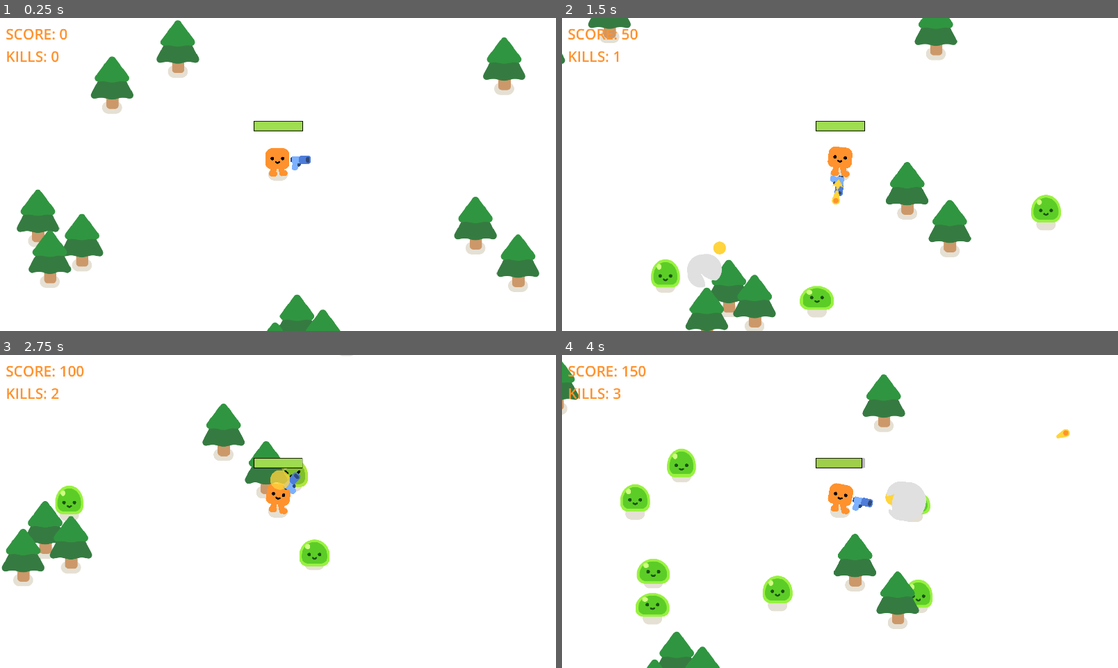
Above: before the commit, frames 1-4 (two rows, left to right).
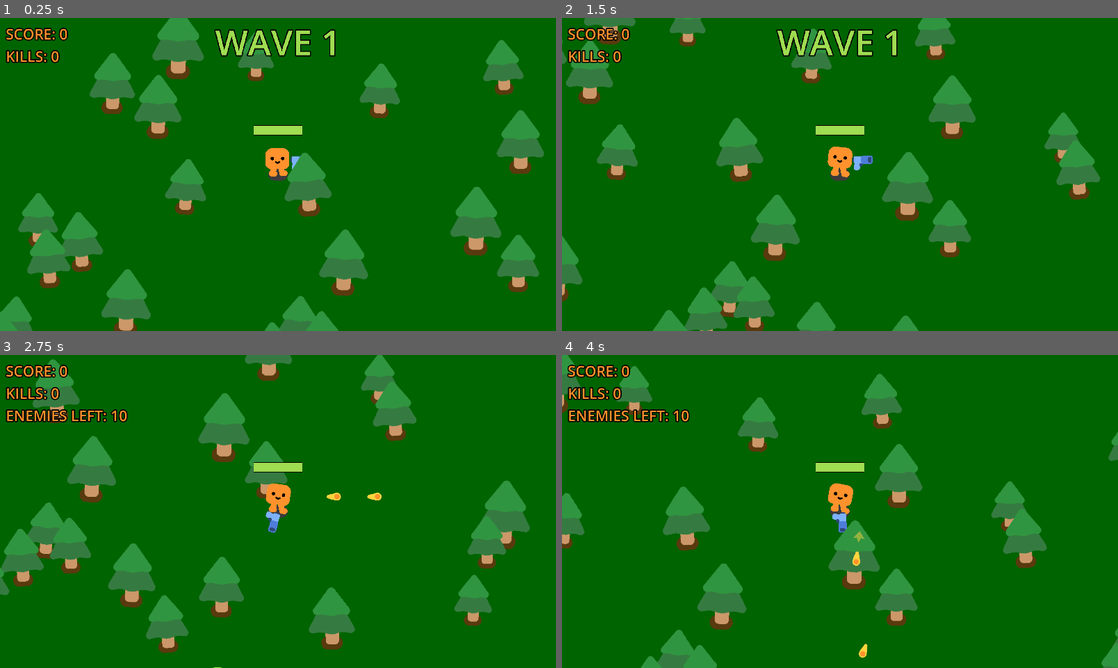
Above: after the commit, the same moments.

Repository: Chaotic-Legend/Slime-Survivors
Game: Godot game, scene res://scenes/survivors_game.tscn
The game is run twice, just before and just after one commit, with the same random seed, the same clock (stepped at 60 frames per second) and the same inputs. Sound files missing from this copy of the repository are replaced by a short silence.
Inputs:
- Up to frame 1 (0.25 s): no input
- Up to frame 2 (1.5 s): hold D (move_right) 0.53-1.28 s; hold S (move_down) from 1.28 s (still down)
- Up to frame 3 (2.75 s): release S (move_down) at 2.03 s; hold D (move_right) from 2.03 s (still down)
- Up to frame 4 (4 s): release D (move_right) at 2.78 s; hold W (move_up) 2.78-3.53 s; hold A (move_left) from 3.53 s (still down)

The runs differ from the first frame. In frame 1, 94% of the frame differs, in the area x 0-100%, y 0-100%; in frame 2, 96%; in frame 3, 97%; in frame 4, 97%.

Commit message:
Added wave-based enemy spawning system with progressive difficulty, wave UI labels, enemy counter HUD, pause-aware wave timing, improved slime collision behavior, player/slime physics cleanup, random non-overlapping enemy spawns, grouped procedural tree generation in chunks, gun activation during waves, restart/quit controls, and a player death sound effect.

Diff:
--- a/scenes/gun.tscn
+++ b/scenes/gun.tscn
@@ -39,4 +39,4 @@
 volume_db = 4.0
 max_polyphony = 8
 
-[connection signal="timeout" from="Timer" to="." method="_on_timer_timeout"]
+[connection signal="timeout" from="Timer" to="." method="_on_shoot_timer_timeout"]
--- a/scenes/happy_boo.tscn
+++ b/scenes/happy_boo.tscn
@@ -589,7 +589,7 @@
 playback_default_blend_time = 0.2
 
 [node name="GroundShadow" type="Sprite2D" parent="." unique_id=1447116262]
-modulate = Color(0.898039, 0.878431, 0.831373, 1)
+modulate = Color(0.23137255, 0.23137255, 0.23137255, 1)
 z_index = -1
 z_as_relative = false
 scale = Vector2(0.8, 0.8)
--- a/scenes/mob.tscn
+++ b/scenes/mob.tscn
@@ -5,10 +5,11 @@
 [ext_resource type="AudioStream" uid="uid://dvcnufih3mfqi" path="res://assets/audio/slime.wav" id="3_d4cuo"]
 
 [sub_resource type="CircleShape2D" id="CircleShape2D_ypitm"]
-radius = 67.0
+radius = 65.0
 
 [node name="Mob" type="CharacterBody2D" unique_id=1758012314]
 collision_layer = 2
+collision_mask = 3
 motion_mode = 1
 script = ExtResource("1_bsing")
 
@@ -16,7 +17,7 @@
 unique_name_in_owner = true
 
 [node name="CollisionShape2D" type="CollisionShape2D" parent="." unique_id=469449182]
-position = Vector2(0, -28)
+position = Vector2(0, -30)
 shape = SubResource("CircleShape2D_ypitm")
 debug_color = Color(0.701961, 0.282353, 0.352941, 0.419608)
 
--- a/scenes/pine_tree.tscn
+++ b/scenes/pine_tree.tscn
@@ -1,19 +1,23 @@
 [gd_scene format=3 uid="uid://c2qg1nuvfnd4q"]
 
 [ext_resource type="Texture2D" uid="uid://b7rhtttevhxtj" path="res://assets/characters/ground_shadow.png" id="1_g7t2f"]
+[ext_resource type="Script" uid="uid://ddf1w0lc0pidi" path="res://scripts/pine_tree.gd" id="1_scnqp"]
 [ext_resource type="Texture2D" uid="uid://caqfk2xng5v5u" path="res://assets/trees/pine_tree.png" id="2_hd1ds"]
 
 [sub_resource type="CircleShape2D" id="CircleShape2D_im3ph"]
-radius = 22.4571
+radius = 25.0
 
 [node name="PineTree" type="StaticBody2D" unique_id=195003767]
+collision_layer = 4
+collision_mask = 3
+script = ExtResource("1_scnqp")
 
 [node name="CollisionShape2D" type="CollisionShape2D" parent="." unique_id=974039017]
-position = Vector2(0, -8)
+position = Vector2(0, -10)
 shape = SubResource("CircleShape2D_im3ph")
 
 [node name="GroundShadow" type="Sprite2D" parent="." unique_id=63197420]
-modulate = Color(0.898039, 0.878431, 0.831373, 1)
+modulate = Color(0.34901962, 0.22745098, 0.05490196, 1)
 z_index = -1
 z_as_relative = false
 scale = Vector2(0.817308, 0.817308)
--- a/scenes/player.tscn
+++ b/scenes/player.tscn
@@ -3,6 +3,7 @@
 [ext_resource type="Script" uid="uid://bjpua3hfywlnl" path="res://scripts/player.gd" id="1_73bic"]
 [ext_resource type="PackedScene" uid="uid://pbmyh1qru7p" path="res://scenes/happy_boo.tscn" id="2_bl5ih"]
 [ext_resource type="PackedScene" uid="uid://cphcr81upg72i" path="res://scenes/gun.tscn" id="3_bt0kc"]
+[ext_resource type="AudioStream" uid="uid://m02xe48w7hy" path="res://assets/audio/death.wav" id="4_dqkch"]
 
 [sub_resource type="RectangleShape2D" id="RectangleShape2D_csncd"]
 size = Vector2(66, 38)
@@ -19,6 +20,7 @@
 border_color = Color(0, 0, 0, 1)
 
 [node name="Player" type="CharacterBody2D" unique_id=1546396198]
+collision_mask = 5
 motion_mode = 1
 script = ExtResource("1_73bic")
 
@@ -45,10 +47,15 @@
 [node name="HealthBar" type="ProgressBar" parent="." unique_id=384523252]
 unique_name_in_owner = true
 z_index = 100
-offset_left = -83.0
-offset_top = -185.0
-offset_right = 87.0
-offset_bottom = -150.0
+offset_left = -85.0
+offset_top = -170.0
+offset_right = 85.0
+offset_bottom = -135.0
 theme_override_styles/fill = SubResource("StyleBoxFlat_a5sny")
 value = 100.0
 show_percentage = false
+
+[node name="DeathSound" type="AudioStreamPlayer2D" parent="." unique_id=1835642671]
+stream = ExtResource("4_dqkch")
+volume_db = 8.0
+max_polyphony = 8
--- a/scenes/slime.tscn
+++ b/scenes/slime.tscn
@@ -215,6 +215,7 @@
 script = ExtResource("1_fd6lc")
 
 [node name="GroundShadow" type="Sprite2D" parent="." unique_id=2116837093]
+visible = false
 modulate = Color(0.898039, 0.878431, 0.831373, 1)
 z_index = -1
 z_as_relative = false
--- a/scenes/survivors_game.tscn
+++ b/scenes/survivors_game.tscn
@@ -15,9 +15,8 @@
 y_sort_enabled = true
 script = ExtResource("1_85uov")
 
-[node name="Timer" type="Timer" parent="." unique_id=173639759]
+[node name="SpawnTimer" type="Timer" parent="." unique_id=173639759]
 wait_time = 0.3
-autostart = true
 
 [node name="Player" parent="." unique_id=1174028023 instance=ExtResource("2_uhra2")]
 
@@ -39,6 +38,7 @@
 anchor_bottom = 1.0
 grow_horizontal = 2
 grow_vertical = 2
+color = Color(0, 0.39215687, 0, 1)
 
 [node name="PineTree" parent="." unique_id=1536469701 instance=ExtResource("3_t6sgc")]
 position = Vector2(66, 591)
@@ -73,7 +73,7 @@
 [node name="PineTree11" parent="." unique_id=1342470195 instance=ExtResource("3_t6sgc")]
 position = Vector2(781, -296)
 
-[connection signal="timeout" from="Timer" to="." method="_on_timer_timeout"]
+[connection signal="timeout" from="SpawnTimer" to="." method="_on_spawn_timer_timeout"]
 [connection signal="health_depleted" from="Player" to="." method="_on_player_health_depleted"]
 
 [editable path="UI"]
--- a/scenes/ui.tscn
+++ b/scenes/ui.tscn
@@ -33,6 +33,8 @@
 z_as_relative = false
 layout_mode = 2
 theme_override_colors/font_color = Color(1, 0.57254905, 0.1764706, 1)
+theme_override_colors/font_outline_color = Color(0, 0, 0, 1)
+theme_override_constants/outline_size = 15
 theme_override_font_sizes/font_size = 50
 text = "SCORE: 0"
 vertical_alignment = 1
@@ -43,8 +45,42 @@
 z_as_relative = false
 layout_mode = 2
 theme_override_colors/font_color = Color(1, 0.57254905, 0.1764706, 1)
+theme_override_colors/font_outline_color = Color(0, 0, 0, 1)
+theme_override_constants/outline_size = 15
 theme_override_font_sizes/font_size = 50
 text = "KILLS: 0"
+vertical_alignment = 1
+
+[node name="EnemiesLeftLabel" type="Label" parent="HUD/MarginContainer/VBoxContainer" unique_id=1228781118]
+unique_name_in_owner = true
+z_index = 100
+z_as_relative = false
+layout_mode = 2
+theme_override_colors/font_color = Color(1, 0.57254905, 0.1764706, 1)
+theme_override_colors/font_outline_color = Color(0, 0, 0, 1)
+theme_override_constants/outline_size = 15
+theme_override_font_sizes/font_size = 50
+text = "ENEMIES LEFT: 0"
+vertical_alignment = 1
+
+[node name="CenterContainer" type="CenterContainer" parent="HUD" unique_id=1395661970]
+layout_mode = 1
+anchors_preset = 5
+anchor_left = 0.5
+anchor_right = 0.5
+offset_left = -217.5
+offset_right = 217.5
+offset_bottom = 165.0
+grow_horizontal = 2
+
+[node name="WaveLabel" type="Label" parent="HUD/CenterContainer" unique_id=559545849]
+layout_mode = 2
+theme_override_colors/font_color = Color(0.62352943, 0.8666667, 0.31764707, 1)
+theme_override_colors/font_outline_color = Color(0, 0, 0, 1)
+theme_override_constants/outline_size = 15
+theme_override_font_sizes/font_size = 120
+text = "WAVE 0"
+horizontal_alignment = 1
 vertical_alignment = 1
 
 [node name="PauseMenu" type="Control" parent="." unique_id=635555223]
@@ -75,7 +111,10 @@
 
 [node name="PauseLabel" type="Label" parent="PauseMenu/ColorRect/CenterContainer" unique_id=1887675151]
 layout_mode = 2
-theme_override_font_sizes/font_size = 124
+theme_override_colors/font_color = Color(0.62352943, 0.8666667, 0.31764707, 1)
+theme_override_colors/font_outline_color = Color(0, 0, 0, 1)
+theme_override_constants/outline_size = 15
+theme_override_font_sizes/font_size = 120
 text = "PAUSED"
 horizontal_alignment = 1
 vertical_alignment = 1
@@ -114,6 +153,9 @@
 [node name="GameOverLabel" type="Label" parent="GameOver/ColorRect/CenterContainer/VBoxContainer" unique_id=1318791518]
 unique_name_in_owner = true
 layout_mode = 2
+theme_override_colors/font_color = Color(0.62352943, 0, 0, 1)
+theme_override_colors/font_outline_color = Color(0, 0, 0, 1)
+theme_override_constants/outline_size = 15
 theme_override_font_sizes/font_size = 160
 text = "GAME OVER"
 horizontal_alignment = 1
@@ -122,6 +164,9 @@
 [node name="HighScoreLabel" type="Label" parent="GameOver/ColorRect/CenterContainer/VBoxContainer" unique_id=5329521]
 unique_name_in_owner = true
 layout_mode = 2
+theme_override_colors/font_color = Color(0.62352943, 0.8666667, 0.31764707, 1)
+theme_override_colors/font_outline_color = Color(0, 0, 0, 1)
+theme_override_constants/outline_size = 15
 theme_override_font_sizes/font_size = 100
 text = "HIGH SCORE: 0"
 horizontal_alignment = 1
@@ -129,6 +174,11 @@
 
 [node name="RetryButton" type="Button" parent="GameOver/ColorRect/CenterContainer/VBoxContainer" unique_id=3417364]
 layout_mode = 2
+theme_override_colors/font_color = Color(0.62352943, 0.8666667, 0.31764707, 1)
+theme_override_colors/font_pressed_color = Color(0.62352943, 0.8666667, 0.31764707, 1)
+theme_override_colors/font_hover_color = Color(0.62352943, 0.8666667, 0.31764707, 1)
+theme_override_colors/font_outline_color = Color(0, 0, 0, 1)
+theme_override_constants/outline_size = 15
 theme_override_font_sizes/font_size = 70
 text = "PLAY AGAIN?"
 icon_alignment = 1
--- a/scripts/bullet_2d.gd
+++ b/scripts/bullet_2d.gd
@@ -8,7 +8,7 @@
 
 func _physics_process(delta):
 	const SPEED = 1000
-	const RANGE = 1200
+	const RANGE = 2000
 	position += Vector2.RIGHT.rotated(rotation) * SPEED * delta
 	travelled_distance += SPEED * delta
 	if travelled_distance > RANGE:
--- a/scripts/game.gd
+++ b/scripts/game.gd
@@ -1,15 +1,35 @@
 extends Node2D
 
 @onready var player = $Player
+@onready var gun = $Player/Gun
+@onready var spawn_timer = $SpawnTimer
 @onready var ui = $UI
-
-const MAX_MOBS := 50
+@onready var wave_label = $UI/HUD/CenterContainer/WaveLabel
+@onready var enemies_left_label = $UI/HUD/MarginContainer/VBoxContainer/EnemiesLeftLabel
+
+const TREE_SCENE := preload("res://scenes/pine_tree.tscn")
+const MIN_DISTANCE := 55.0
+const CHUNK_SIZE := 650
+const TREES_PER_CHUNK := 2
+const RENDER_DISTANCE := 3
+const MIN_SPAWN_DISTANCE := 120.0
+
+var used_spawn_points: Array[Vector2] = []
+var current_wave := 1
+var slimes_this_wave := 0
+var slimes_spawned := 0
+var slimes_killed := 0
+var slimes_alive := 0
+var wave_active := false
 var high_score := 0
-var mob_count := 0
 var paused := false
 var game_over := false
 var score := 0
 var kills := 0
+var generated_chunks := {}
+
+func _process(_delta):
+	update_tree_chunks()
 
 func _ready() -> void:
 	process_mode = Node.PROCESS_MODE_ALWAYS
@@ -17,6 +37,81 @@
 	ui.set_score(0)
 	ui.set_kills(0)
 	load_high_score()
+	spawn_trees()
+	if wave_label:
+		wave_label.visible = false
+	spawn_timer.stop()
+	call_deferred("start_wave")
+
+func get_valid_spawn_position() -> Vector2:
+	var attempts := 10
+	while attempts > 0:
+		attempts -= 1
+		%PathFollow2D.progress_ratio = randf()
+		var pos: Vector2 = %PathFollow2D.global_position
+		var valid := true
+		for p in used_spawn_points:
+			if pos.distance_to(p) < MIN_SPAWN_DISTANCE:
+				valid = false
+				break
+		if valid:
+			used_spawn_points.append(pos)
+			return pos
+	return %PathFollow2D.global_position
+
+func start_wave() -> void:
+	wave_active = false
+	slimes_spawned = 0
+	slimes_killed = 0
+	slimes_alive = 0
+	slimes_this_wave = 10 + (current_wave - 1) * 5
+	update_enemies_left_label()
+	gun.can_shoot = false
+	enemies_left_label.visible = false
+	wave_label.text = "WAVE " + str(current_wave)
+	wave_label.visible = true
+	await get_tree().create_timer(2.0, false).timeout
+	wave_label.visible = false
+	wave_active = true
+	enemies_left_label.visible = true
+	gun.can_shoot = true
+	spawn_timer.wait_time = 0.6
+	spawn_timer.start()
+
+func end_wave() -> void:
+	wave_active = false
+	gun.can_shoot = false
+	current_wave += 1
+	await get_tree().create_timer(2.0, false).timeout
+	start_wave()
+
+func spawn_mob() -> void:
+	if not wave_active:
+		return
+	if slimes_spawned >= slimes_this_wave:
+		return
+	%PathFollow2D.progress_ratio = randf()
+	var mob = preload("res://scenes/mob.tscn").instantiate()
+	mob.global_position = %PathFollow2D.global_position
+	add_child(mob)
+	slimes_spawned += 1
+	slimes_alive += 1
+	mob.died.connect(_on_mob_died)
+	if slimes_spawned >= slimes_this_wave:
+		spawn_timer.stop()
+
+func _on_mob_died() -> void:
+	score += 50
+	kills += 1
+	slimes_killed += 1
+	update_enemies_left_label()
+	slimes_alive = max(slimes_alive - 1, 0)
+	if used_spawn_points.size() > 0:
+		used_spawn_points.pop_front()
+	ui.set_score(score)
+	ui.set_kills(kills)
+	if slimes_killed >= slimes_this_wave:
+		end_wave()
 
 func _input(event: InputEvent) -> void:
 	if event.is_action_pressed("reset_high_score"):
@@ -40,29 +135,6 @@
 	if event.is_action_pressed("quit"):
 		get_tree().quit()
 
-func spawn_mob() -> void:
-	if mob_count >= MAX_MOBS:
-		return
-	%PathFollow2D.progress_ratio = randf()
-	var new_mob = preload("res://scenes/mob.tscn").instantiate()
-	new_mob.global_position = %PathFollow2D.global_position
-	add_child(new_mob)
-	mob_count += 1
-	new_mob.tree_exited.connect(_on_mob_tree_exited)
-	new_mob.died.connect(_on_mob_died)
-
-func _on_mob_tree_exited() -> void:
-	mob_count = max(mob_count - 1, 0)
-
-func _on_mob_died() -> void:
-	score += 50
-	kills += 1
-	ui.set_score(score)
-	ui.set_kills(kills)
-
-func _on_timer_timeout() -> void:
-	spawn_mob()
-
 func _on_player_health_depleted() -> void:
 	$Player/Gun/Timer.stop()
 	var smoke_scene = preload("res://scenes/smoke_explosion.tscn")
@@ -83,6 +155,41 @@
 	get_tree().paused = true
 	paused = true
 
+func update_enemies_left_label() -> void:
+	var enemies_left = slimes_this_wave - slimes_killed
+	enemies_left_label.text = "ENEMIES LEFT: " + str(max(enemies_left, 0))
+
+func spawn_trees() -> void:
+	update_tree_chunks()
+
+func update_tree_chunks() -> void:
+	var player_pos = player.global_position
+	var center_chunk = Vector2i(
+		floor(player_pos.x / CHUNK_SIZE),
+		floor(player_pos.y / CHUNK_SIZE))
+	for x in range(center_chunk.x - RENDER_DISTANCE, center_chunk.x + RENDER_DISTANCE + 1):
+		for y in range(center_chunk.y - RENDER_DISTANCE, center_chunk.y + RENDER_DISTANCE + 1):
+			var chunk_id = Vector2i(x, y)
+			if generated_chunks.has(chunk_id):
+				continue
+			generated_chunks[chunk_id] = true
+			spawn_chunk(chunk_id)
+
+func spawn_chunk(chunk: Vector2i) -> void:
+	var base = Vector2(chunk.x, chunk.y) * CHUNK_SIZE
+	for i in TREES_PER_CHUNK:
+		var pos = base + Vector2(
+			randf_range(0, CHUNK_SIZE),
+			randf_range(0, CHUNK_SIZE))
+		var tree = TREE_SCENE.instantiate()
+		tree.global_position = pos
+		tree.scale = Vector2.ONE
+		tree.rotation_degrees = randf_range(-5, 5)
+		add_child(tree)
+
+func _on_spawn_timer_timeout() -> void:
+	spawn_mob()
+
 func save_high_score() -> void:
 	var file = FileAccess.open("user://save.dat", FileAccess.WRITE)
 	if file:
--- a/scripts/gun.gd
+++ b/scripts/gun.gd
@@ -5,6 +5,7 @@
 const SHOOT_SOUND = preload("res://assets/audio/shoot.wav")
 const BULLET = preload("res://scenes/bullet_2d.tscn")
 const MUZZLE_FLASH = preload("res://scenes/muzzle_flash.tscn")
+var can_shoot := false
 
 func _process(_delta):
 	var enemies_in_range = get_overlapping_bodies()
@@ -19,6 +20,8 @@
 			closest_enemy = enemy
 	if closest_enemy:
 		look_at(closest_enemy.global_position)
+	if not can_shoot:
+		return
 
 func shoot():
 	shoot_sound.pitch_scale = randf_range(0.95, 1.05)
@@ -31,5 +34,7 @@
 	flash.top_level = true
 	get_tree().current_scene.add_child(flash)
 
-func _on_timer_timeout() -> void:
+func _on_shoot_timer_timeout() -> void:
+	if not can_shoot:
+		return
 	shoot()
--- a/scripts/mob.gd
+++ b/scripts/mob.gd
@@ -1,9 +1,10 @@
 extends CharacterBody2D
 
 signal died
+
 @onready var slime_sound = $SlimeSound
 @onready var player = get_node("/root/Game/Player")
-var speed = randf_range(200, 300)
+var speed = randf_range(200, 350)
 var health = 3
 
 func _ready():
--- /dev/null
+++ b/scripts/pine_tree.gd
@@ -0,0 +1,5 @@
+extends StaticBody2D
+
+func _ready():
+	scale *= randf_range(0.8, 1.3)
+	rotation_degrees = randf_range(-5, 5)
--- a/scripts/player.gd
+++ b/scripts/player.gd
@@ -3,16 +3,17 @@
 signal health_depleted
 
 @onready var health_bar = $HealthBar
-
-var health := 100.0
-var fill_style: StyleBoxFlat
-var ratio: float = 1.0
+@onready var death_sound = $DeathSound
 
 const MAX_HEALTH := 100.0
 const SPEED := 600.0
 const DAMAGE_RATE := 6.0
 const FULL_COLOR := Color("#9fdd51")
 const LOW_COLOR := Color("#9f0000")
+
+var health := 100.0
+var fill_style: StyleBoxFlat
+var ratio: float = 1.0
 
 func _ready() -> void:
 	process_mode = Node.PROCESS_MODE_PAUSABLE
@@ -37,6 +38,7 @@
 		health = clamp(health, 0.0, MAX_HEALTH)
 		update_health_ui()
 		if health <= 0.0:
+			death_sound.play()
 			health_depleted.emit()
 
 func _process(_delta):
--- a/scripts/smoke_explosion.gd
+++ b/scripts/smoke_explosion.gd
@@ -1,6 +1,7 @@
 extends Node2D
 
 @onready var smoke = $Smoke
+
 @onready var anim = $AnimationPlayer
 
 func _ready():
Not shown, added: assets/audio/death.wav.import
Binary file added: assets/characters/slime/slime_ref.png
Not shown, added: assets/characters/slime/slime_ref.png.import
Not shown, added: scripts/pine_tree.gd.uid
Not shown, added: assets/audio/death.wav
